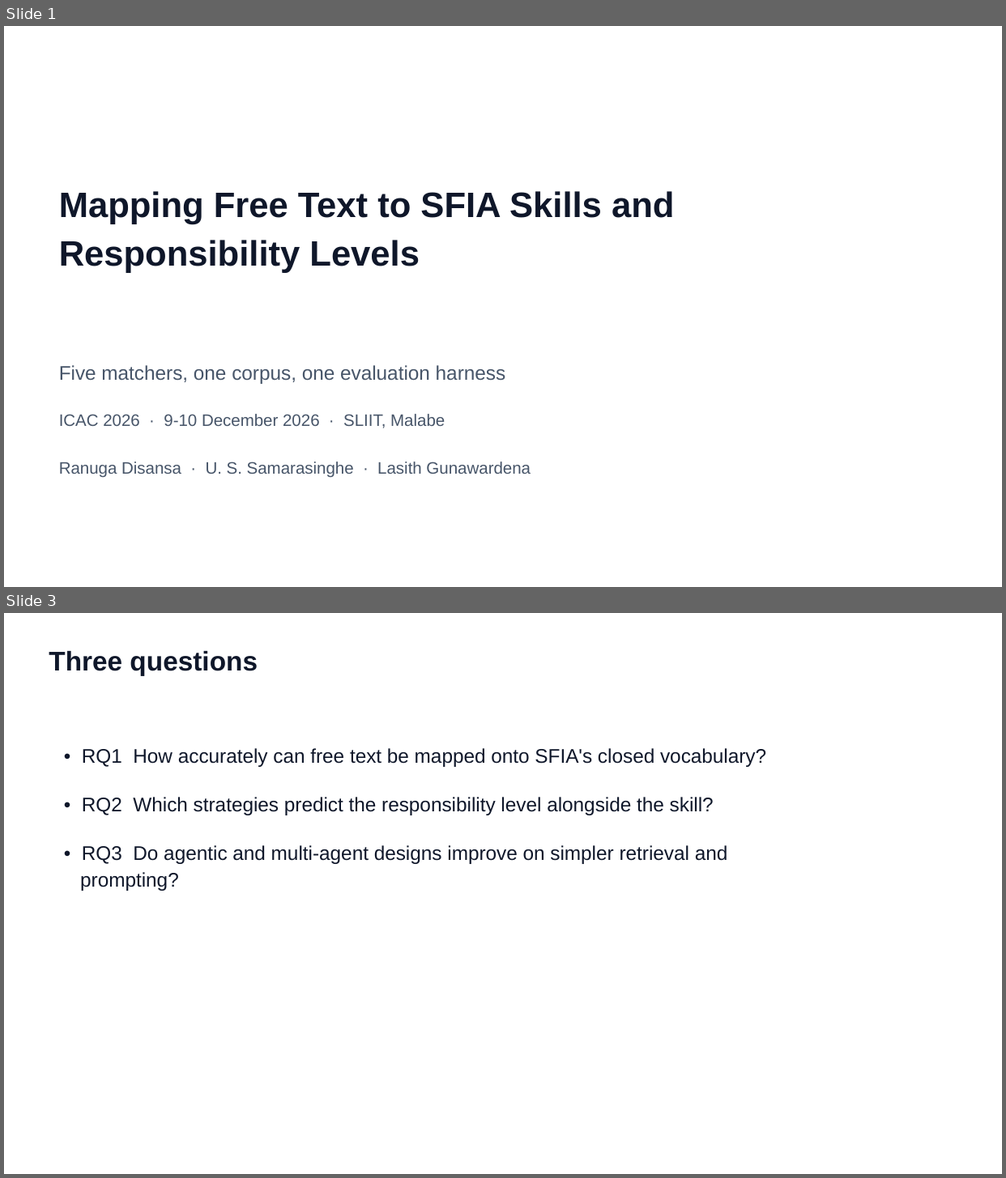
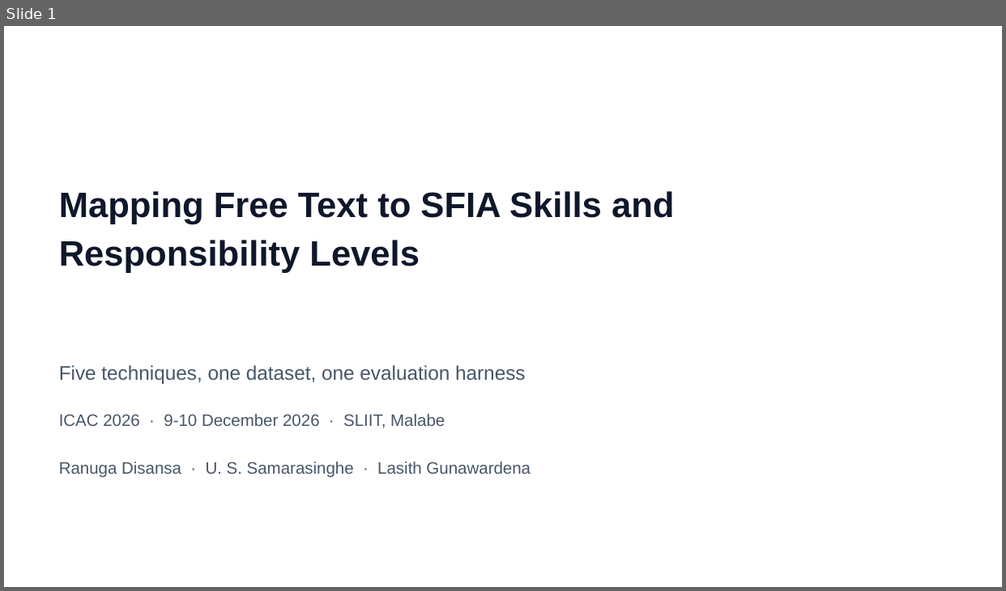
Before and after one commit to prdai/sfia-structured-skill-extraction, a slide deck: talk/deck/sfia-icac-2026.pptx. Shown one above the other, each under a label of ours: slides 1 and 3 before the commit, slide 1 after it; the slides between them are not shown. The pictures are 1006x1178 and 1006x591 pixels, drawn with LibreOffice and Linux fonts; fonts in the diff are those of the drawing. Boxes give left, top, right and bottom in pixels: in the first picture for what was removed or moved away, otherwise in the second. Text is boxed around its words. In the diff, an @@ line names an element or a change of style, - is before the commit and + after.

```diff
--- a/talk/deck/sfia-icac-2026.pptx
+++ b/talk/deck/sfia-icac-2026.pptx
@@ slide 3 removed at <box>4,613,1002,1174</box>, background #FFFFFF @@
@@ text removed at <box>49,650,258,675</box> @@
-Three questions
@@ text removed at <box>82,748,766,767</box> @@
-• RQ1 How accurately can free text be mapped onto SFIA's closed vocabulary?
@@ text removed at <box>82,797,714,815</box> @@
-• RQ2 Which strategies predict the responsibility level alongside the skill?
@@ text removed at <box>80,845,728,891</box> @@
-• RQ3 Do agentic and multi-agent designs improve on simpler retrieval and
-prompting?
@@ slide 1 changed as well @@
@@ text at <box>59,365,526,384</box>: text changed @@
-Five matchers, one corpus, one evaluation harness
+Five techniques, one dataset, one evaluation harness
```
Also in this commit, not shown: 1 other slide changed, 10 slides added, 15 other slides removed, 5 other files.
